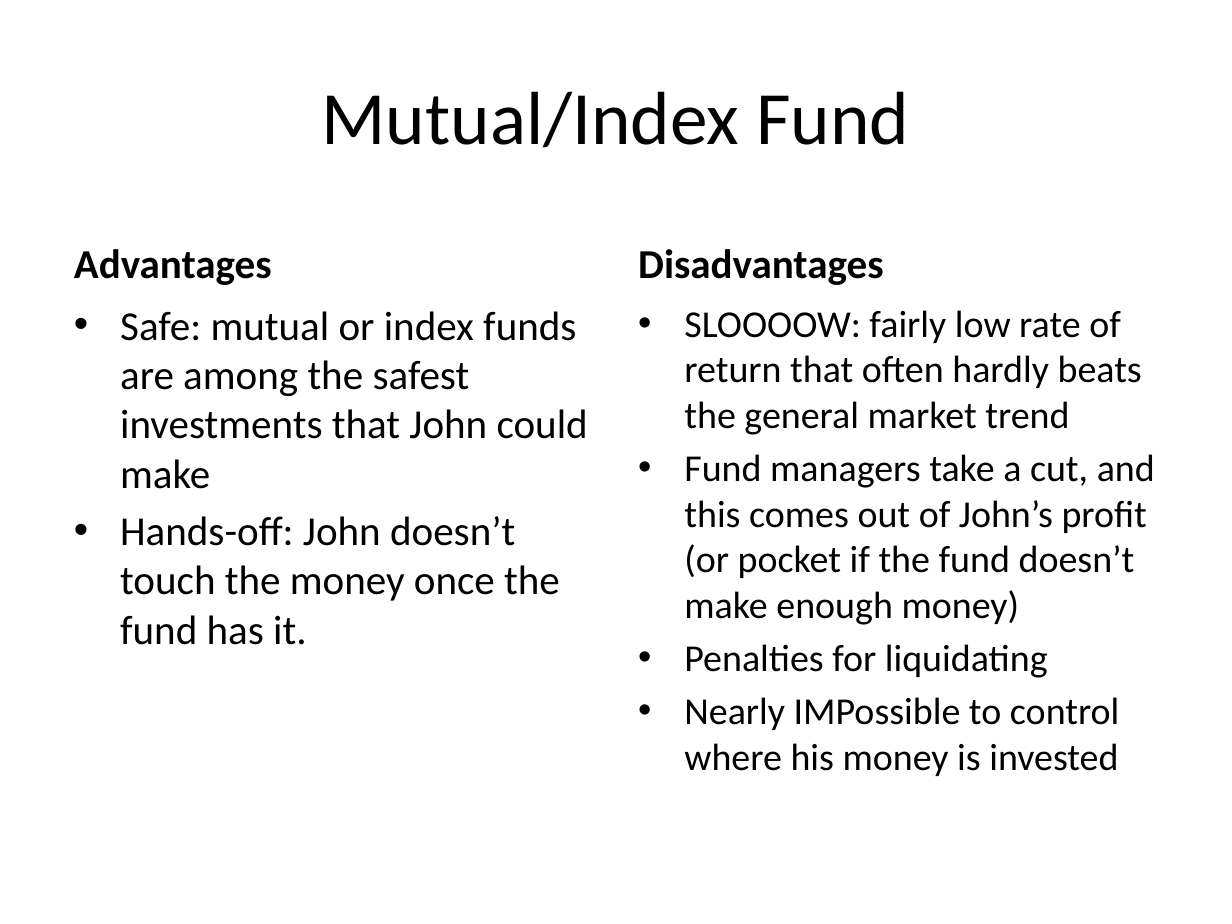
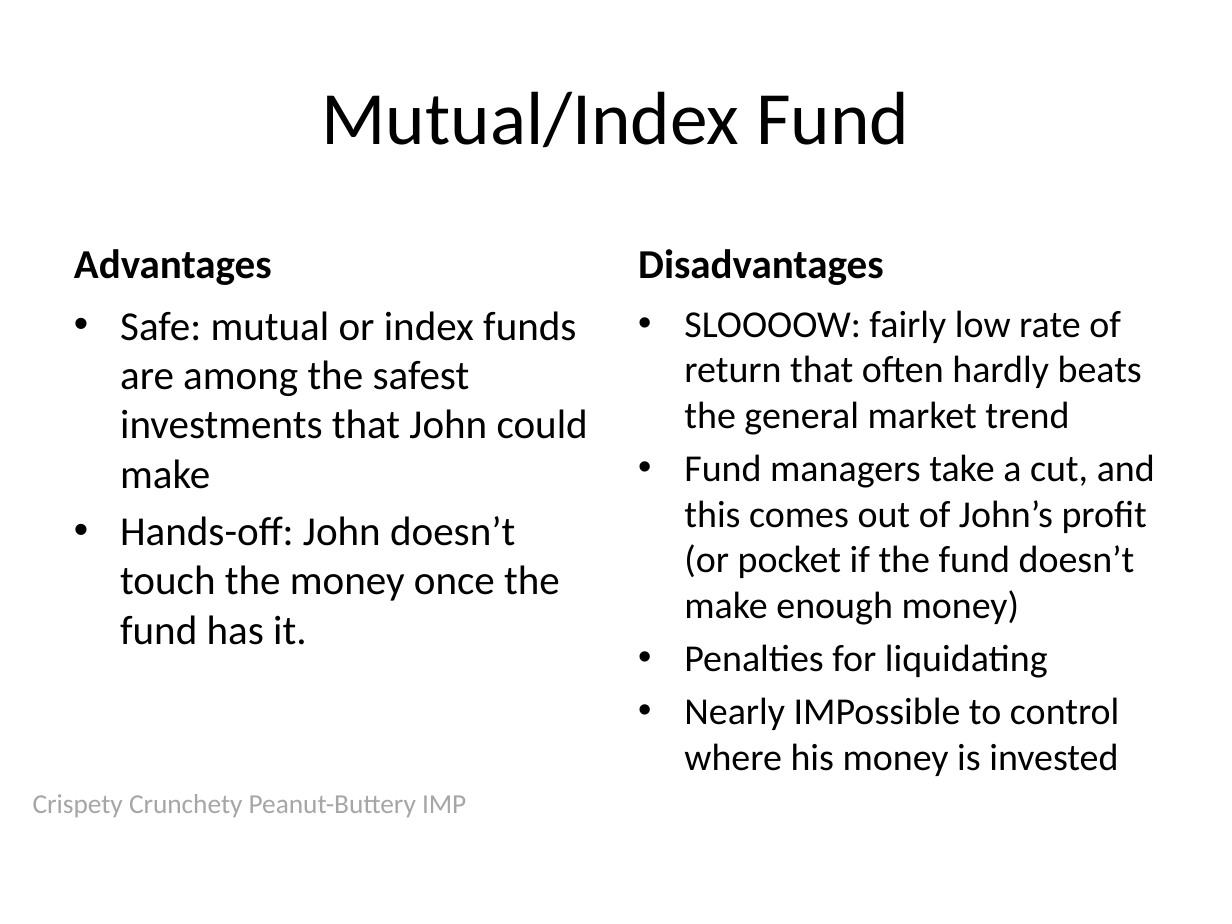
Before and after one commit to ChrisBye/rpi-imp, a slide deck: slide 3 of final presentation/justification and vision.pptx. Drawn at 1232x924 pixels with LibreOffice and Linux fonts; fonts in the diff are those of the drawing. Boxes give left, top, right and bottom in pixels: in the first picture for what was removed or moved away, otherwise in the second. Text is boxed around its words. In the diff, an @@ line names an element or a change of style, - is before the commit and + after.

```diff
--- a/final presentation/justification and vision.pptx
+++ b/final presentation/justification and vision.pptx
@@ text added at (33,794,466,817), 16 pt, text #A6A6A6 @@
+Crispety Crunchety Peanut-Buttery IMP
```
Also in this commit, not shown: 2 other slides changed.
